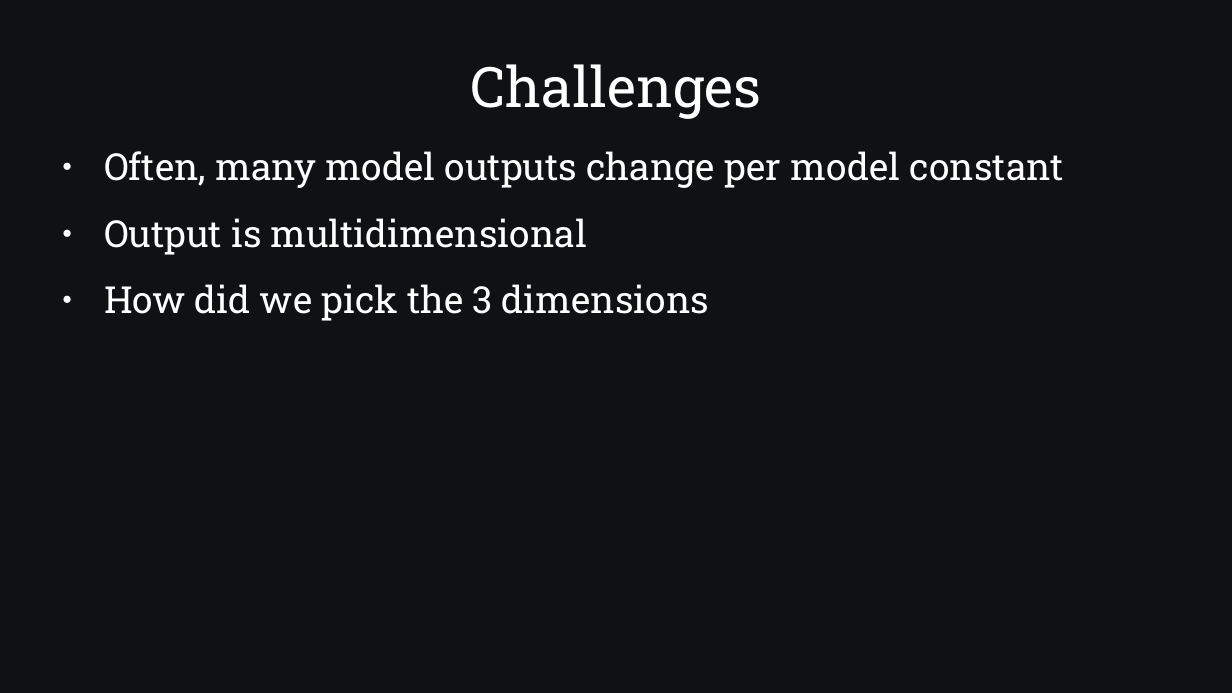
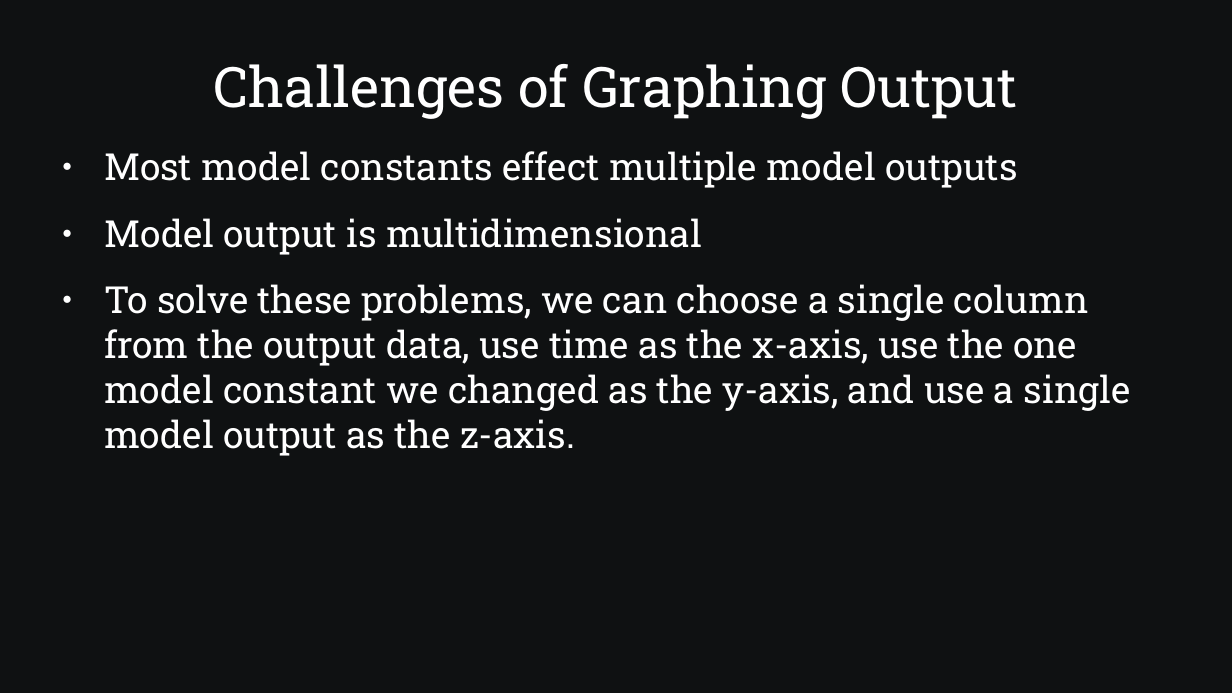
Before and after one commit to SamAllen06/lake_temp_work, a slide deck: slide 14 of documentation/for_collaborators/AnalysisOverview.pptx (slide 9 before the commit). Drawn at 1232x693 pixels with LibreOffice and Linux fonts; fonts in the diff are those of the drawing. Boxes give left, top, right and bottom in pixels: in the first picture for what was removed or moved away, otherwise in the second. Text is boxed around its words. In the diff, an @@ line names an element or a change of style, - is before the commit and + after.

```diff
--- a/documentation/for_collaborators/AnalysisOverview.pptx
+++ b/documentation/for_collaborators/AnalysisOverview.pptx
@@ title at box(213, 64, 1018, 119): text changed @@
-Challenges
+Challenges of Graphing Output
@@ text at box(104, 151, 1131, 456): text changed @@
-● Often, many model outputs change per model constant
-● Output is multidimensional
-● How did we pick the 3 dimensions
+● Most model constants effect multiple model outputs
+● Model output is multidimensional
+● To solve these problems, we can choose a single column from the output data, use time as the x-axis, use the one model constant we changed as the y-axis, and use a single model output as the z-axis.
```
Also in this commit, not shown: 7 other slides changed, 7 slides added, 2 slides removed, 1 other file.
